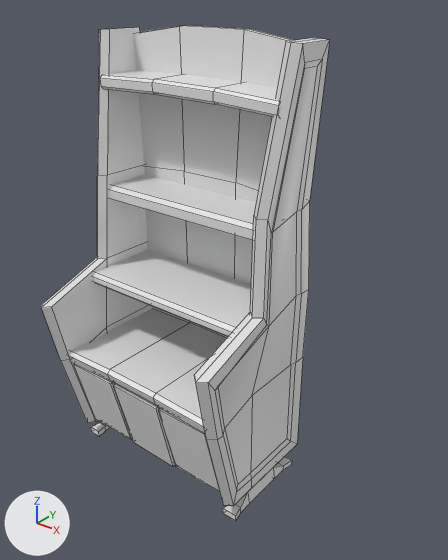
Before and after pictures for a commit that changed the Blender file FindMe/Assets/Models/Museum_Pieces/Museum_Bookshelf.blend.
Before and after are seen from a 50 mm lens placed at (2.46, -2.7, 3.11), pointed at (0.4, -0.13, 1.51). The axes (+X, +Y, +Z) are drawn at lower left. The lights are the same throughout. Mesh edges are drawn as thin lines.
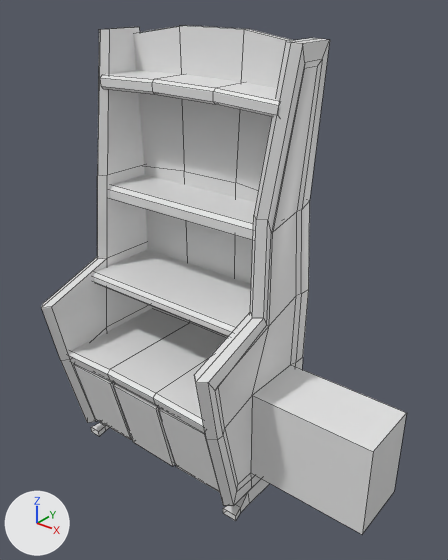
Changed parts and their boxes [x1, y1, x2, y2] in the pictures (448 x 560 px):
'Cube', reshaped (27% wider): before [42, 25, 330, 521]; after [42, 25, 407, 534]
part 1 of me_cube, built on: before [251, 365, 291, 472]; after [251, 365, 407, 534]

The edits, one by one:
me_cube has 296 vertices, 266 faces and spans x -0.73..0.75, y -0.7..0.31, z 0.0..2.85.
me_cube is used by ob_cube; location (0.0, 0.0, 0.0).
Verts and faces of me_cube; kept vertices keep their numbers, new ones are numbered from 296.
Before the commit, vertices of me_cube: 106 (0.7, -0.23, 0.87) at pixel (252, 395), 107 (0.7, 0.19, 0.87) at pixel (290, 364), 108 (0.7, -0.23, 0.27) at pixel (250, 472), 109 (0.7, 0.19, 0.27) at pixel (286, 438).
Part 1, on me_cube:
Faces deleted: (106, 108, 109, 107).
New vertices 296 to 299 stand at vertices 106 to 109, in that order, plus (0.78, 0.0, 0.0).
New faces: (108, 109, 299, 298), (296, 298, 299, 297), (107, 297, 299, 109), (106, 108, 298, 296), (106, 296, 297, 107).
